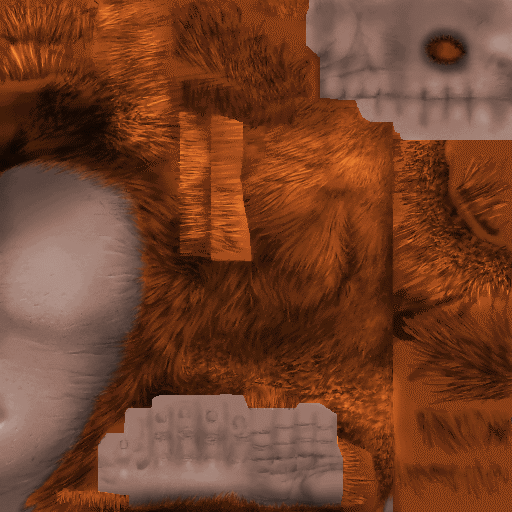
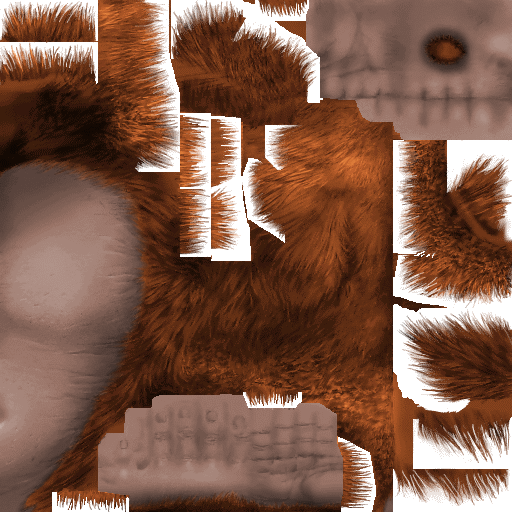
Two versions of the same layered image (512 x 512). Layer-by-layer changes:
painted on "Relleno de color 1" (1st of 4, in "Manky") over bbox(0, 0, 512, 512)
added layer "Don_body_001" in group "Manky" over bbox(0, 0, 512, 512)
hid "Capa 0" (1st of 4, in "Manky") over bbox(0, 0, 512, 512)
hid group "Yellow V2" (8 layers) over bbox(0, 0, 512, 512)
